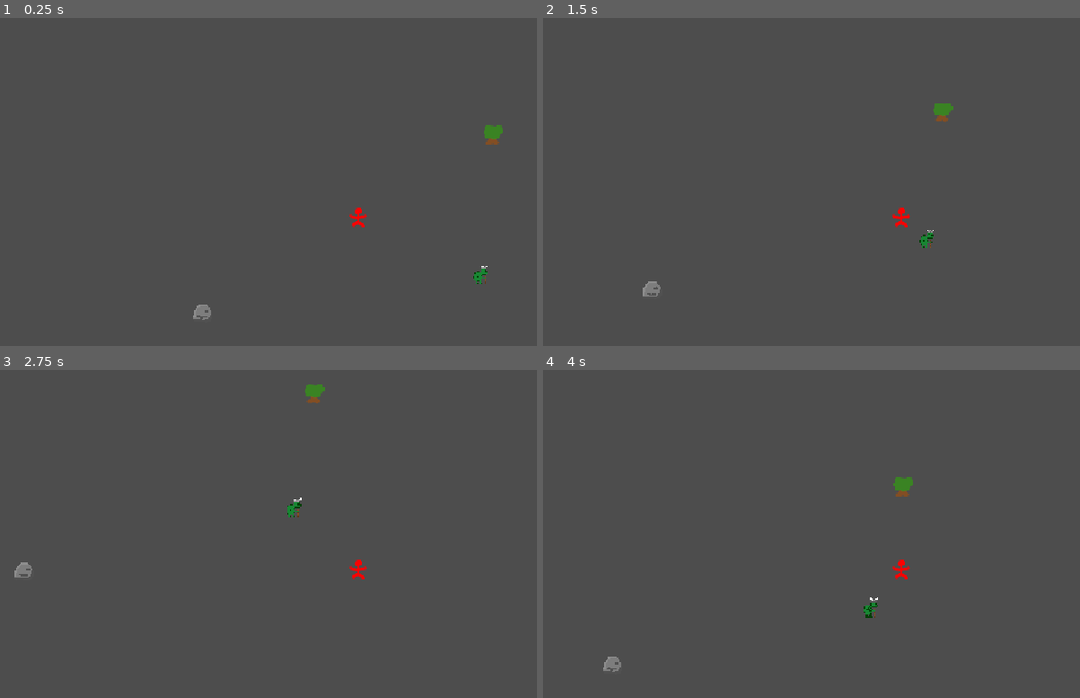
Above: before the commit, frames 1-4 (two rows, left to right).
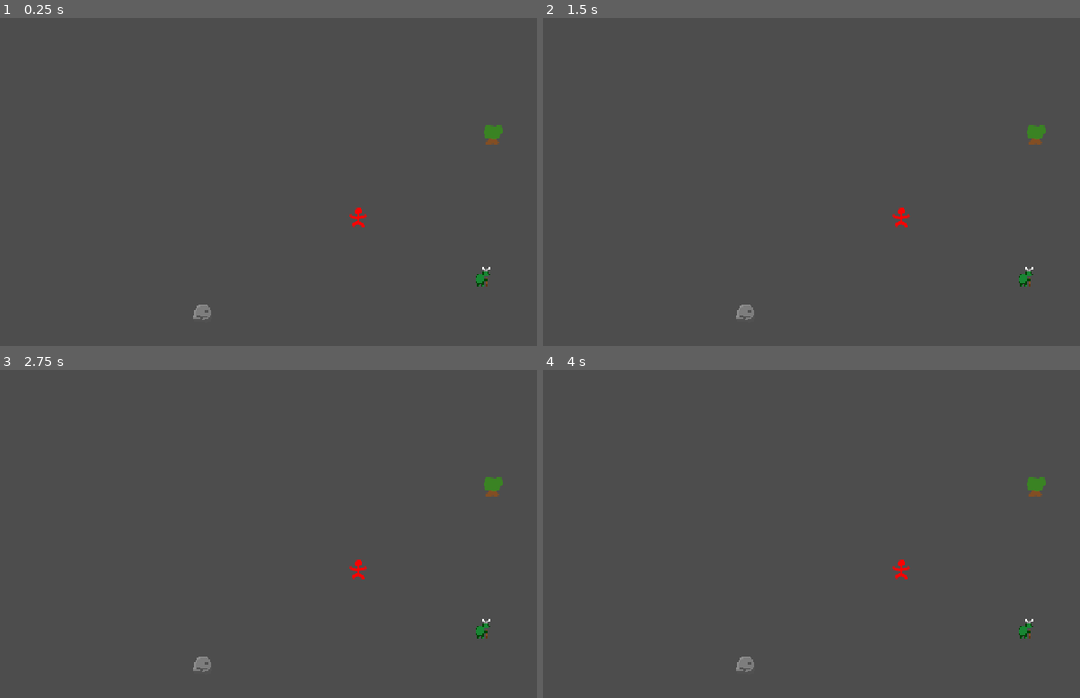
Above: after the commit, the same moments.

Repository: Drewpicus/2dPractice
Game: Godot game, scene res://Scenes/main.tscn
The game is run twice, just before and just after one commit, with the same random seed, the same clock (stepped at 60 frames per second) and the same inputs.
Inputs (mouse positions are in pixels of both pictures, inside the frame that each line leads up to):
- Up to frame 1 (0.25 s): no input
- Up to frame 2 (1.5 s): move the mouse to (1058, 198) at 0.52 s; hold D (move_right) 0.53-1.28 s; click (1058, 198) at 0.6 s; move the mouse to (757, 237) at 1.27 s; hold S (move_down) from 1.28 s (still down); tap T (quick_inspect) at 1.35 s
- Up to frame 3 (2.75 s): move the mouse to (429, 481) at 2.02 s; release S (move_down) at 2.03 s; hold D (move_right) from 2.03 s (still down); hold E (test) from 2.03 s (still down)
- Up to frame 4 (4 s): move the mouse to (865, 648) at 2.77 s; release D (move_right) at 2.78 s; release E (test) at 2.78 s; hold W (move_up) 2.78-3.53 s; tap Mouse wheel up (zoom_in) at 2.85 s; move the mouse to (outside the picture) at 3.52 s; hold A (move_left) from 3.53 s (still down); tap Mouse wheel down (zoom_out) at 3.6 s

The runs differ from the first frame. In frame 1, less than 0.1% of the frame differs, in the area x 88-92%, y 75-82%; in frame 2, 0.7%; in frame 3, 0.7%; in frame 4, 0.7%, in the area x 11-94%, y 32-93%.
Error after the commit: Parse Error: Function "on_other_component_added()" not found in base self. (res://Scripts/Entity/entity_component.gd:48)

Commit message:
trying a rename

Diff:
--- a/Scenes/main.tscn
+++ b/Scenes/main.tscn
@@ -85,6 +85,8 @@
 [node name="CapabilityComponent" parent="GameWorld/Entities/Player/Components" unique_id=2138748879 instance=ExtResource("13_neg2b")]
 
 [node name="EquipmentComponent" parent="GameWorld/Entities/Player/Components" unique_id=1165157158 instance=ExtResource("14_r33sp")]
+slots = null
+use_default_slots = null
 
 [node name="Tree" type="CharacterBody2D" parent="GameWorld/Entities" unique_id=834797728]
 position = Vector2(216, -131)
--- a/Scripts/Entity/entity_component.gd
+++ b/Scripts/Entity/entity_component.gd
@@ -34,24 +34,24 @@
 	pass
 
 ## Called when another component is added to the same Entity.
-func on_component_added(_component_id: StringName,_component: EntityComponent) -> void:
+func on_this_component_added(_component_id: StringName,_component: EntityComponent) -> void:
 	pass
 
 ## Called just before another component is removed from the same Entity.
-func on_component_removing(_component_id: StringName,_component: EntityComponent) -> void:
+func on_this_component_removing(_component_id: StringName,_component: EntityComponent) -> void:
 	pass
 
 func _handle_component_added(component_id: StringName,component: EntityComponent) -> void:
 	if component == self:
 		return
 
-	on_component_added(component_id, component)
+	on_other_component_added(component_id, component)
 
 func _handle_component_removing(component_id: StringName,component: EntityComponent) -> void:
 	if component == self:
 		return
 
-	on_component_removing(component_id, component)
+	on_other_component_removing(component_id, component)
 
 
 func get_component(component_id: StringName) -> EntityComponent:
--- a/Scripts/EntityComponents/equipment_component.gd
+++ b/Scripts/EntityComponents/equipment_component.gd
@@ -9,7 +9,7 @@
 
 signal equipment_updated
 
-func on_added() -> void:
+func on_this_component_added() -> void:
 	if use_default_slots:
 		for slot in default_slots:
 			if slot not in slots:
@@ -17,14 +17,14 @@
 
 	_set_inventory(get_component(&"base:inventory") as InventoryComponent)
 
-func on_removing() -> void:
+func on_this_component_removing() -> void:
 	_set_inventory(null)
 
-func _on_component_added(component_id: StringName,component: EntityComponent) -> void:
+func _on_other_component_added(component_id: StringName,component: EntityComponent) -> void:
 	if component_id == &"base:inventory":
 		_set_inventory(component as InventoryComponent)
 
-func _on_component_removing(component_id: StringName,component: EntityComponent) -> void:
+func _on_other_component_removing(component_id: StringName,component: EntityComponent) -> void:
 	if component_id == &"base:inventory" and component == _inventory:
 		_set_inventory(null)
 
